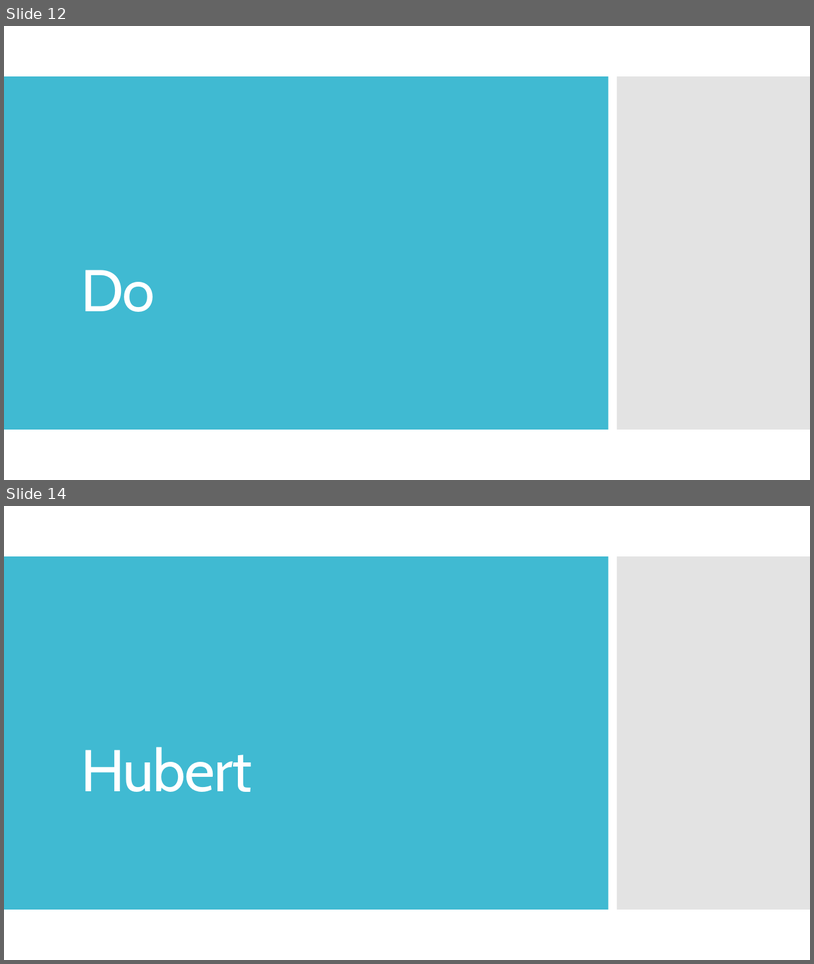
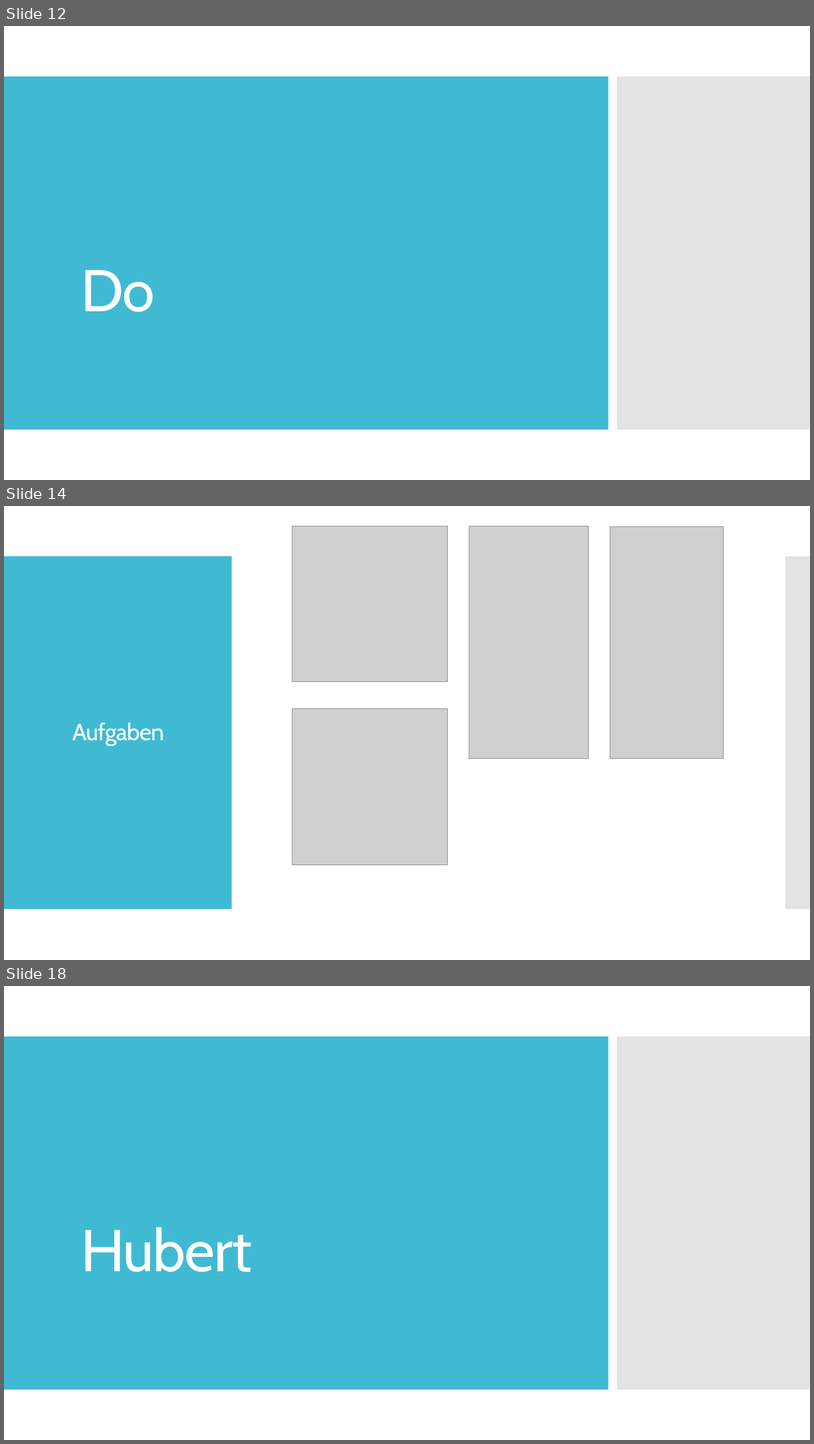
Before and after one commit to Datagroup-ModSim/ModSim17-data-generation-filters, a slide deck: presentations/Sprint 2/Datenerzeugung und Datenanalyse_Sprint2_formatiert.pptx. Shown one above the other, each under a label of ours: slides 12 and 14 before the commit, slides 12, 14 and 18 after it; the slides between them are not shown. The pictures are 814x964 and 814x1444 pixels, drawn with LibreOffice and Linux fonts; fonts in the diff are those of the drawing; grey boxes stand for pictures. Boxes give left, top, right and bottom in pixels: in the first picture for what was removed or moved away, otherwise in the second. Text is boxed around its words. In the diff, an @@ line names an element or a change of style, - is before the commit and + after.

```diff
--- a/presentations/Sprint 2/Datenerzeugung und Datenanalyse_Sprint2_formatiert.pptx
+++ b/presentations/Sprint 2/Datenerzeugung und Datenanalyse_Sprint2_formatiert.pptx
@@ slide 14 added at (x1=4, y1=506, x2=810, y2=960), background #FFFFFF @@
@@ picture added at (x1=293, y1=526, x2=448, y2=682) @@
@@ picture added at (x1=470, y1=526, x2=589, y2=758) @@
@@ picture added at (x1=610, y1=526, x2=724, y2=758) @@
@@ rectangle added at (x1=4, y1=556, x2=232, y2=909), fill #40BAD2 @@
@@ rectangle added at (x1=786, y1=556, x2=810, y2=909), fill #C8C8C8 at 50% opacity @@
@@ picture added at (x1=293, y1=709, x2=448, y2=864) @@
@@ title added at (x1=72, y1=722, x2=164, y2=745), 28 pt, text #FFFFFF @@
+Aufgaben
@@ what was slide 14 is now slide 18 @@
```
Also in this commit, not shown: 2 slides changed, 3 other slides added, 2 other files.
